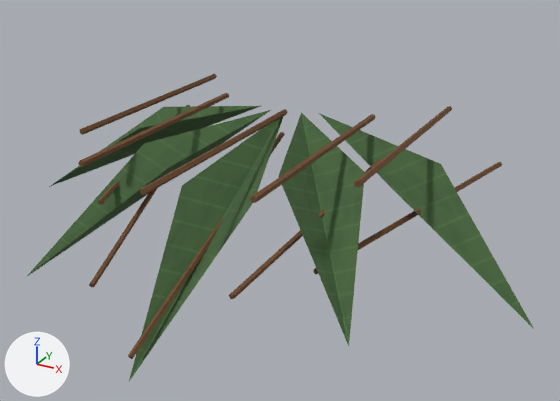
Before and after pictures for a commit that changed the OBJ model Assets/ProjectOEN/ProductionArt/Meshes/props_tools/pr-011_palm_leaf_pile__small.obj.
The view is the same before and after, from a camera (50 mm lens) standing at (0.914, -1.744, 0.631) and looking at (0.069, -0.209, -0.137). Every picture has the same lights, and +X, +Y and +Z are marked at lower left. The older version comes first. Where no turn or scale is listed for an object, it has been applied to the vertices. Vertices at exactly the same position are counted once.

Objects in the first picture: 'pr-011_palm_leaf_pile__small'.
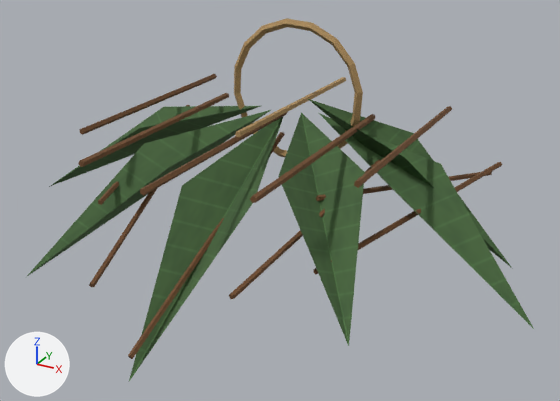
Where the change shows, as pixel boxes (x1, y1, x2, y2) in the pictures (560 x 401 px):
'pr-011_palm_leaf_pile__small', reshaped (18% taller): before (26, 74, 534, 381); after (26, 18, 534, 381)
part 1 of me_pr_011_palm_leaf_pile__small, added: after (235, 77, 346, 137)
part 2 of me_pr_011_palm_leaf_pile__small, added: after (316, 172, 492, 201)
part 3 of me_pr_011_palm_leaf_pile__small, added: after (234, 18, 363, 157)
part 4 of me_pr_011_palm_leaf_pile__small, added: after (308, 99, 513, 269)

The change, as a diff of the scene's bpy script:
```diff
--- a/Assets/ProjectOEN/ProductionArt/Meshes/props_tools/pr-011_palm_leaf_pile__small.obj.py
+++ b/Assets/ProjectOEN/ProductionArt/Meshes/props_tools/pr-011_palm_leaf_pile__small.obj.py
@@ img_rope_albedo_png @@
+img_rope_albedo_png = load_image('rope_albedo.png', '../../Materials/Textures/rope_albedo.png', 1024, 1024, 'sRGB')
@@ mat_rope @@
+mat_rope = principled_material('Rope')
+mat_rope.texture = img_rope_albedo_png
+mat_rope.roughness = 0.89
@@ me_pr_011_palm_leaf_pile__small @@
 # used by ob_pr_011_palm_leaf_pile__small; location = (0.0, 0.0, 0.0)
 # verts and faces of me_pr_011_palm_leaf_pile__small; kept vertices keep their numbers, new ones are numbered from 139
-me_pr_011_palm_leaf_pile__small.from_pydata(...)  # 139 vertices, 210 faces; spans x -0.722..0.703, y -0.712..0.238, z -0.384..0.033
+me_pr_011_palm_leaf_pile__small.from_pydata(...)  # 231 vertices, 380 faces; spans x -0.722..0.703, y -0.712..0.286, z -0.384..0.264
+# me_pr_011_palm_leaf_pile__small part 1: the loose piece of 12 vertices spanning x 0.336..0.356, y -0.378..0.222, z 0.014..0.031 is copied, and the copy is multiplied about its middle by the matrix ((0.883, 0.009, 0.357), (-0.008, 0.952, -0.003), (-0.357, -0.001, 0.883)), then moved by (-0.34, 0.078, 0.022), in mat_rope (picture img_rope_albedo_png); it spans x -0.008..0.017, y -0.286..0.286, z 0.037..0.052
+# me_pr_011_palm_leaf_pile__small part 2: the loose piece of 12 vertices spanning x 0.152..0.271, y -0.583..0.048, z -0.198..-0.039 is copied, and the copy is multiplied about its middle by the matrix ((0.33, 0.184, 0.83), (-0.111, 0.892, -0.153), (-0.843, -0.046, 0.346)), then moved by (0.114, 0.284, -0.006); it spans x 0.184..0.466, y -0.25..0.282, z -0.166..-0.085
+# me_pr_011_palm_leaf_pile__small part 3: a new loose piece of 64 vertices spanning x -0.189..0.189, y -0.011..0.011, z -0.114..0.264, in mat_rope (picture img_rope_albedo_png)
+# me_pr_011_palm_leaf_pile__small part 4
+verts[139] = (0.06, -0.05, 0.08)  # pixel (307, 98)
+verts[140] = (0.292, 0.106, -0.02)  # pixel (413, 133)
+verts[141] = (0.591, 0.082, -0.331)  # pixel (513, 269)
+verts[142] = (0.338, -0.079, -0.02)  # pixel (405, 157)
+faces += [(139, 140, 141), (139, 141, 142)]  # mat_leaf (picture img_leaf_albedo_png)
 me_pr_011_palm_leaf_pile__small.materials.append(mat_leaf)
 me_pr_011_palm_leaf_pile__small.materials.append(mat_wood)
+me_pr_011_palm_leaf_pile__small.materials.append(mat_rope)  # picture img_rope_albedo_png
```
